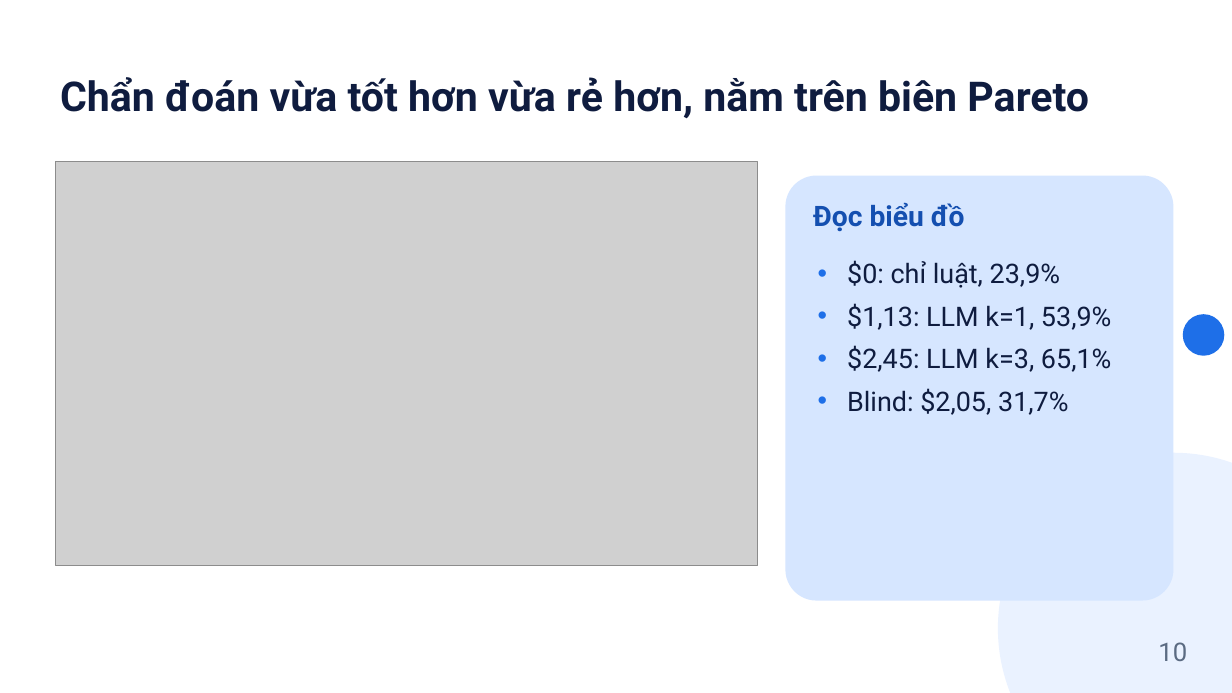
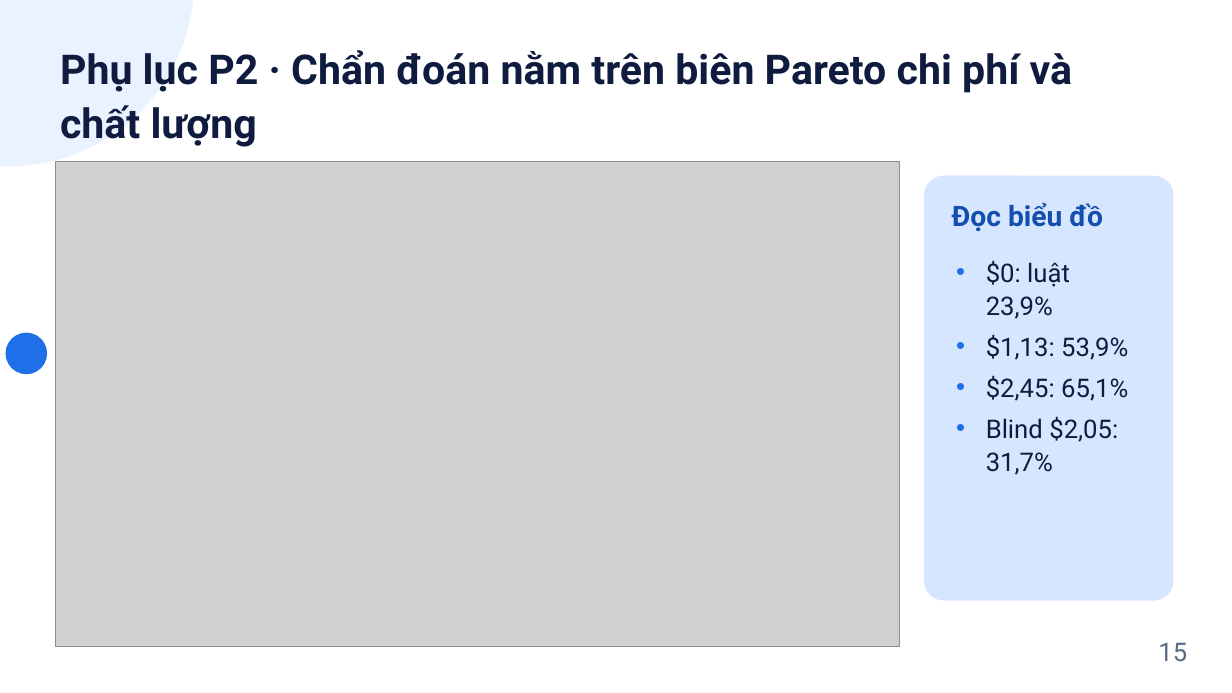
Before and after one commit to tamdv/ai4math-verifier-guided-repair, a slide deck: slide 15 of slides/Slides_Nhom6_VerifierRepair.pptx (slide 10 before the commit). Drawn at 1232x693 pixels with LibreOffice and Linux fonts; fonts in the diff are those of the drawing; grey boxes stand for pictures. Boxes give left, top, right and bottom in pixels: in the first picture for what was removed or moved away, otherwise in the second. Text is boxed around its words. In the diff, an @@ line names an element or a change of style, - is before the commit and + after.

```diff
--- a/slides/Slides_Nhom6_VerifierRepair.pptx
+++ b/slides/Slides_Nhom6_VerifierRepair.pptx
@@ ellipse: place and size @@
-ellipse at (998,453,1232,693)
+ellipse at (0,0,194,166)
@@ text at (60,50,1073,147): text changed @@
-Chẩn đoán vừa tốt hơn vừa rẻ hơn, nằm trên biên Pareto
+Phụ lục P2 · Chẩn đoán nằm trên biên Pareto chi phí và chất lượng
@@ picture: place and size @@
-picture at (55,162,758,566)
+picture at (55,162,899,647)
@@ rounded rectangle: place and size @@
-rounded rectangle at (786,176,1174,601)
+rounded rectangle at (924,176,1174,601)
@@ text "Đọc biểu đồ": place and size @@
-text "Đọc biểu đồ" at (813,202,965,231)
+text "Đọc biểu đồ" at (952,203,1103,231)
@@ text at (986,260,1128,475): text changed; size 21 to 20 pt @@
-• $0: chỉ luật, 23,9%
-• $1,13: LLM k=1, 53,9%
-• $2,45: LLM k=3, 65,1%
-• Blind: $2,05, 31,7%
+• $0: luật 23,9%
+• $1,13: 53,9%
+• $2,45: 65,1%
+• Blind $2,05: 31,7%
@@ ellipse: place and size @@
-ellipse at (1183,314,1225,356)
+ellipse at (6,333,47,374)
@@ text at (1158,642,1187,661): text changed @@
-10
+15
```
Also in this commit, not shown: 11 other slides changed, 3 slides added, 4 slides removed, 6 other files.
